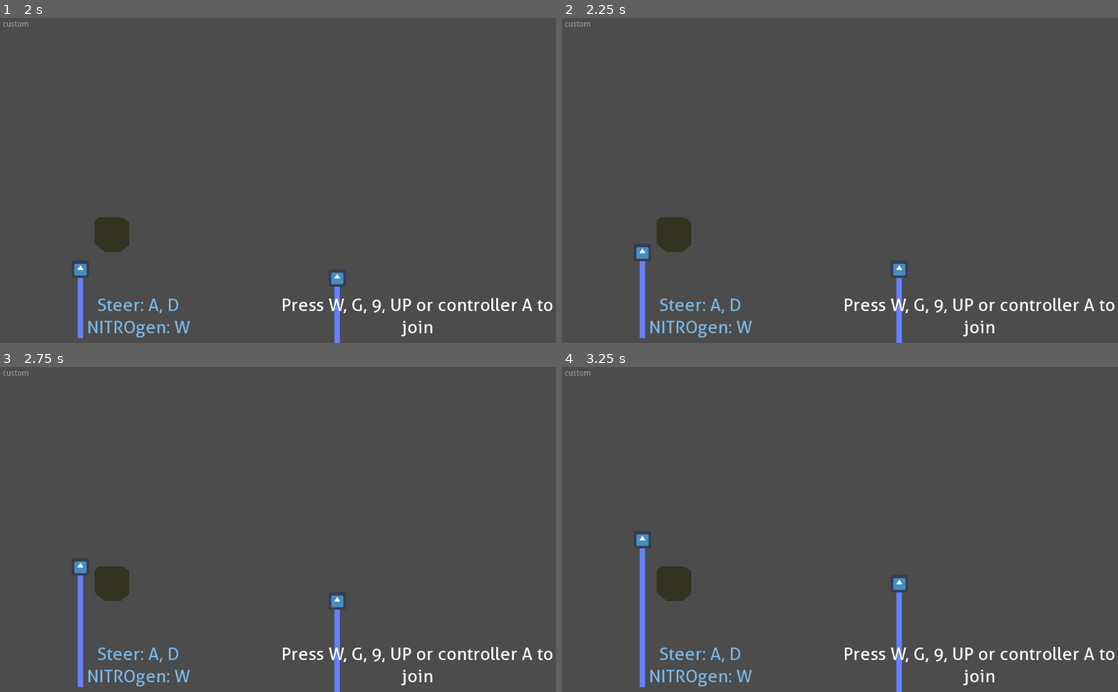
Above: before the commit, frames 1-4 (two rows, left to right).
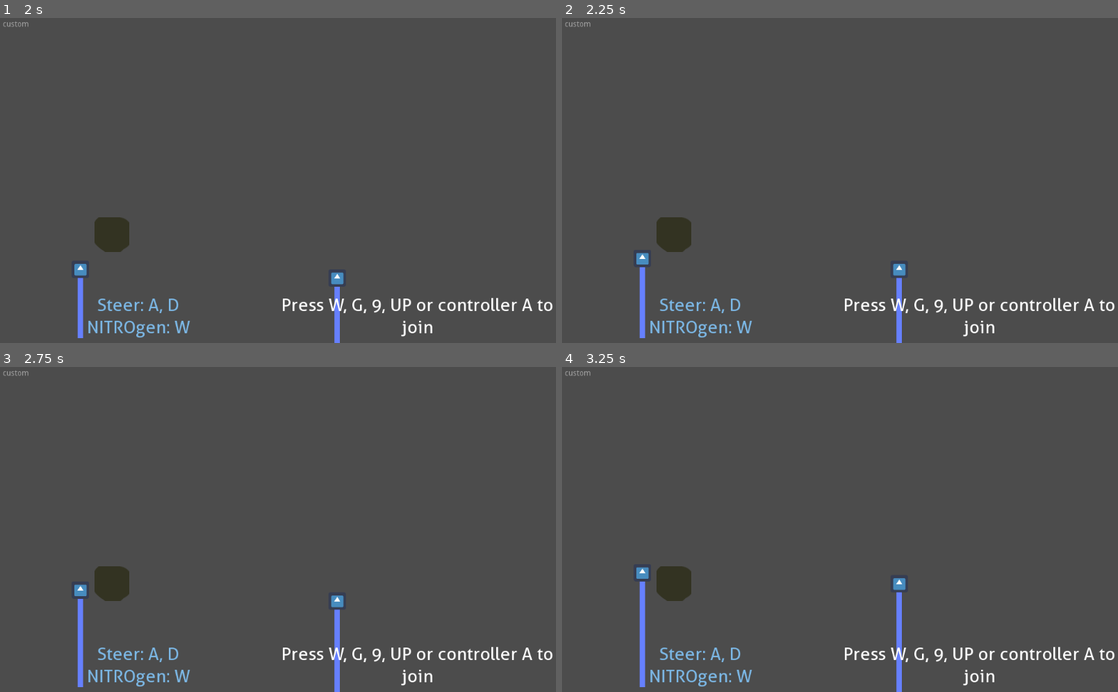
Above: after the commit, the same moments.

Repository: HedgeLizards/GGJ23
Game: Godot game, scene res://scenes/World.tscn
The game is run twice, just before and just after one commit, with the same random seed, the same clock (stepped at 60 frames per second) and the same inputs. The engine's default icon, where the game draws it, is replaced by a stand-in: a white triangle on a blue panel in a dark square.
Inputs:
- Up to frame 1 (2 s): tap W at 0.5, 1.25 s; tap Enter (start) at 0.6, 1.35 s
- Up to frame 2 (2.25 s): tap W at 2 s; tap Enter (start) at 2.1 s
- Up to frame 3 (2.75 s): no input
- Up to frame 4 (3.25 s): tap W at 2.75 s; tap Enter (start) at 2.85 s

Frame 1 is identical in both runs. In frame 2, 0.1% of the frame differs, in the area x 13-16%, y 70-77%; in frame 3, 0.2%; in frame 4, 0.2%, in the area x 13-16%, y 51-67%.

Commit message:
nitro and revive

Diff:
--- a/scenes/Germ.tscn
+++ b/scenes/Germ.tscn
@@ -1,7 +1,8 @@
-[gd_scene load_steps=4 format=2]
+[gd_scene load_steps=5 format=2]
 
 [ext_resource path="res://icon.png" type="Texture" id=1]
 [ext_resource path="res://scripts/germ.gd" type="Script" id=2]
+[ext_resource path="res://assets/nitro_glow.png" type="Texture" id=3]
 
 [sub_resource type="CircleShape2D" id=1]
 radius = 6.0
@@ -21,6 +22,9 @@
 [node name="Collision" type="CollisionShape2D" parent="Tip"]
 shape = SubResource( 1 )
 
+[node name="NitroGlow" type="Sprite" parent="Tip"]
+texture = ExtResource( 3 )
+
 [node name="ObstacleSegments" type="StaticBody2D" parent="."]
 
 [connection signal="body_entered" from="Tip" to="." method="_on_Tip_body_entered"]
--- a/scripts/germ.gd
+++ b/scripts/germ.gd
@@ -6,11 +6,15 @@
 export var nitro_speed = 128
 export var rotation_speed = 1
 export var grace_msec = 1000
-export var nutrients = 0
 export var nutrients_gain = 1
 export var nutrients_burn = 2 # how fast you're using nutrients
 export var max_nutrients = 5
 export var min_boost = 2
+export var nitro_timeout = 1
+export var revive_timeout = 1
+var nutrients = 0
+var since_nitro = 1000
+var since_dead = 1000
 var mirror = 1
 var state = PlayerState.ALIVE
 var collision_queue = []
@@ -22,9 +26,17 @@
 
 var SegmentCollision = preload("res://scenes/SegmentCollision.tscn")
 
+
 var id
 func _ready():
 	id = get_parent().id
+	start_growing()
+
+func start_growing():
+	since_nitro = 1000
+	nutrients = 0
+	state = PlayerState.ALIVE
+
 
 func move_input():
 	return mirror * int(Input.is_action_pressed("right" + str(id))) - int(Input.is_action_pressed("left" + str(id)))
@@ -34,14 +46,19 @@
 		var inp = move_input()
 		$Tip.rotation += inp * delta * rotation_speed
 		var current_speed = speed
+
+		if Input.is_action_pressed("power" +str(id)) and nutrients > min_boost:
+			nitro_active = true
 		if nitro_active:
 			current_speed = nitro_speed
 			nutrients -= delta * nutrients_burn
 			if nutrients <= 0:
 				nitro_active = 0
-		else:
+			since_nitro = 0
+		elif since_nitro > nitro_timeout:
 			nutrients = min(nutrients + delta * nutrients_gain, max_nutrients)
-
+		$Tip/NitroGlow.visible = nitro_active
+		since_nitro += delta
 		var vel = Vector2(0, -current_speed).rotated($Tip.rotation)
 
 		$Tip.position += vel * delta
@@ -66,22 +83,23 @@
 			target = $Segments.get_point_position(target_id)
 		$Tip.rotation = target.angle_to_point($Tip.position) - PI / 2
 		$Tip.position = $Tip.position.move_toward(target, d)
+		since_dead += delta
 
 
 func _input(event):
-	if state == PlayerState.REVIVING and move_input() != 0:
+	if state == PlayerState.REVIVING and move_input() != 0 and since_dead > revive_timeout:
 		var newGerm = self.duplicate()
 		newGerm.get_node("Tip").rotation += move_input() * 0.3
 		var new_points = $Segments.points
 		new_points.resize(target_id + 1)
 		newGerm.get_node("Segments").points = new_points
-		newGerm.state = PlayerState.ALIVE
 		newGerm.grace_start = Time.get_ticks_msec()
+		newGerm.start_growing()
 		state = PlayerState.ABANDONED
 		$Tip.visible = false
 		get_parent().add_child(newGerm)
-	if state == PlayerState.ALIVE and Input.is_action_just_pressed("power" +str(id)) and nutrients > min_boost:
-		nitro_active = true
+	if Input.is_action_just_released("power" +str(id)):
+		nitro_active = false
 	if false and Input.is_action_just_pressed("power"+str(id)):
 		var newGerm = self.duplicate()
 		newGerm.mirror = -mirror
@@ -95,6 +113,7 @@
 	if state == PlayerState.ALIVE && Time.get_ticks_msec() > grace_start + grace_msec:
 		state = PlayerState.REVIVING
 		target_id = $Segments.get_point_count() - 1
+		since_dead = 0
 
 func _on_Tip_body_entered(body):
 	collide(body)
Binary file added: assets/nitro_glow.png
Not shown, added: assets/nitro_glow.png.import
